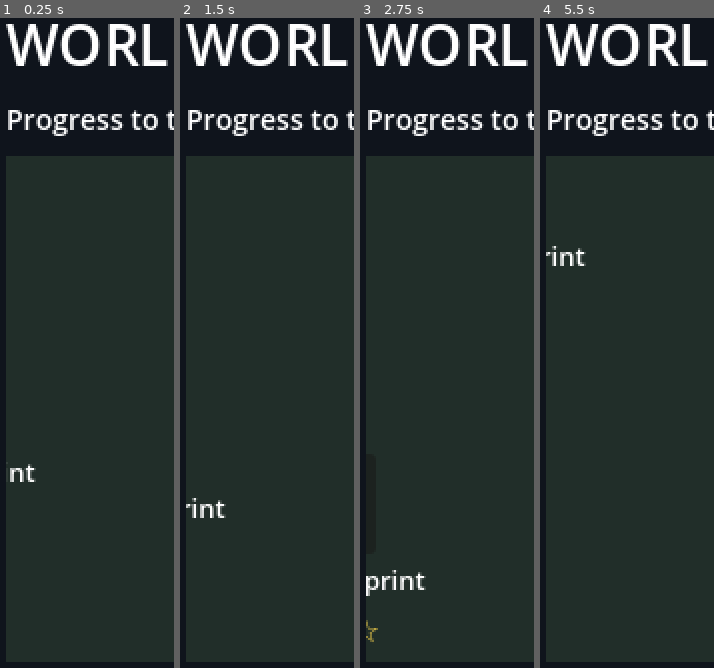
Above: before the commit, frames 1-4 (left to right).
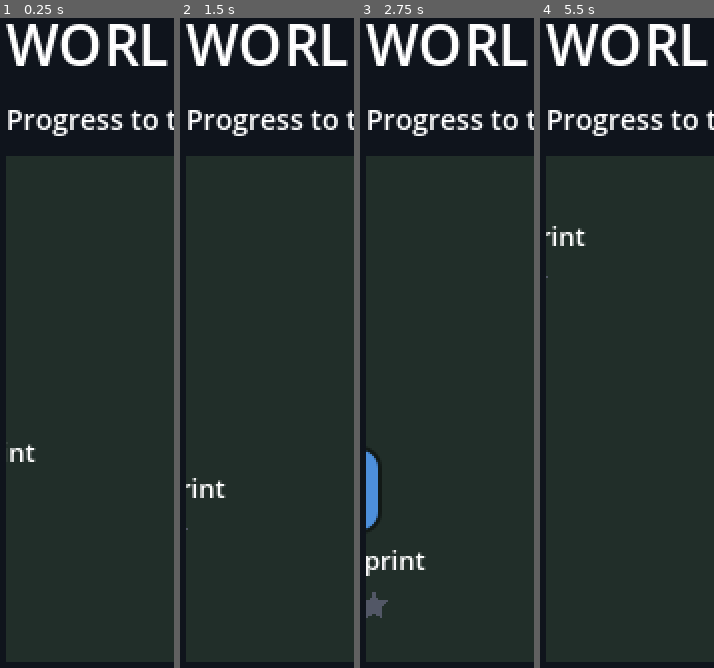
Above: after the commit, the same moments.

Repository: felixxwu/TAPPA
Game: Godot game, scene res://hq.tscn
The game is run twice, just before and just after one commit, with the same random seed, the same clock (stepped at 60 frames per second) and the same inputs.
Inputs (mouse positions are in pixels of both pictures, inside the frame that each line leads up to):
- Up to frame 1 (0.25 s): no input
- Up to frame 2 (1.5 s): tap A (steer_left) at 0.5, 1.25 s; move the mouse to (298, 297) at 0.52 s; hold Right (menu_right) 0.53-1.25 s; tap C (cycle_camera) at 0.6 s; click (298, 297) at 0.67 s; drag from (214, 369) to (244, 479) at 1.27 s
- Up to frame 3 (2.75 s): click (outside the picture) at 2 s
- Up to frame 4 (5.5 s): tap A (steer_left) every 0.75 s from 2.75 to 5 s; move the mouse to (633, 174) at 2.77 s; hold Right (menu_right) 2.78-3.5 s; tap T (toggle_gearbox) at 2.85 s; click (633, 174) at 2.92 s; drag from (604, 479) to (553, 226) at 3.52 s; move the mouse to (673, 440) at 4.27 s; hold Left (menu_left) 4.28-5 s; hold Shift 4.28-5 s; click (673, 440) at 4.42 s; drag from (553, 226) to (583, 154) at 5.02 s

The runs differ from the first frame. In frame 1, 0.4% of the frame differs, in the area x 5-21%, y 65-72%; in frame 2, 0.6%; in frame 3, 2.1%, in the area x 3-38%, y 66-96%; in frame 4, 0.6%.

Commit message:
Fix unrenderable glyphs in the menus (draw stars + pin, ASCII elsewhere)
The project font has no glyphs for emoji/symbols, so the world-map flag (🏁) and
stars (★/☆) rendered as tofu boxes. Replace them with shapes/ASCII that don't
depend on font coverage:
- Map pins: a drawn StarRow (filled/empty star polygons) for the rating, and a
  tier-coloured StyleBoxFlat chip for the clickable icon (no glyph).
- ASCII for the rest: nav arrows ◄►→ < >, ✓→(done), ∞→INF, · separators → |,
  ≥/≤ → >=/<=, podium ⭐🚗🔧×▶ → (NEW)/Car won:/+/x/>. Em-dashes kept (they render).
- Detail screen shows "(N / 3 stars)" text instead of glyph stars.
- Tests: assert the drawn StarRow's earned count (replacing the ★-string check)
  and the "x2" upgrade count. menu_flow 13/13.
- Doc: features/menus.md notes the drawn-stars / no-glyph rationale.

Co-Authored-By: Claude Opus 4.8 <noreply@anthropic.com>
Claude-Session: https://claude.ai/code/session_01LNmbsP7S3dv4i5mgMFcxct

Diff:
--- a/rally/scripts/hq.gd
+++ b/rally/scripts/hq.gd
@@ -19,6 +19,35 @@
 # 1st place earns 3 stars, 2nd → 2, 3rd → 1, anything else (incl. not completed) → 0.
 const MAX_STARS := 3
 
+
+# A row of DRAWN stars (filled = earned). Drawn rather than ★/☆ text because the
+# project's font has no glyphs for those symbols (they'd render as tofu boxes).
+class StarRow extends Control:
+	const STAR_R := 8.0
+	const GAP := 5.0
+	var _earned := 0
+	var _total := 3
+
+	func _init(earned: int, total: int) -> void:
+		_earned = earned
+		_total = total
+		custom_minimum_size = Vector2(_total * (STAR_R * 2.0 + GAP), STAR_R * 2.0 + 4.0)
+		mouse_filter = Control.MOUSE_FILTER_IGNORE
+
+	func _draw() -> void:
+		for i in _total:
+			var center := Vector2(STAR_R + i * (STAR_R * 2.0 + GAP), STAR_R + 2.0)
+			var col := Color(1.0, 0.82, 0.3) if i < _earned else Color(0.32, 0.34, 0.40)
+			draw_colored_polygon(_star_points(center, STAR_R), col)
+
+	func _star_points(center: Vector2, r: float) -> PackedVector2Array:
+		var pts := PackedVector2Array()
+		for k in 10:
+			var ang := -PI / 2.0 + k * PI / 5.0
+			var rad := r if k % 2 == 0 else r * 0.45
+			pts.append(center + Vector2(cos(ang), sin(ang)) * rad)
+		return pts
+
 const CAR_SCENE := preload("res://car.tscn")
 
 var _screen: int = Screen.MAP
@@ -224,13 +253,7 @@
 	pin.mouse_filter = Control.MOUSE_FILTER_IGNORE
 	pin.alignment = BoxContainer.ALIGNMENT_CENTER
 
-	var icon := Button.new()
-	icon.focus_mode = Control.FOCUS_NONE
-	icon.add_theme_font_size_override("font_size", 30)
-	icon.size_flags_horizontal = Control.SIZE_SHRINK_CENTER
-	icon.set_meta("rally_id", rally_id)
-	icon.text = "🔒" if locked else "🏁"
-	icon.disabled = locked
+	var icon := _pin_icon(rally_id, locked, int(rally.get("difficulty", 1)))
 	if not locked:
 		icon.pressed.connect(_on_rally_pin.bind(rally_id))
 	pin.add_child(icon)
@@ -242,12 +265,10 @@
 	name_lbl.mouse_filter = Control.MOUSE_FILTER_IGNORE
 	pin.add_child(name_lbl)
 
-	var stars_lbl := Label.new()
-	stars_lbl.text = _stars_text(_stars_for(rally_id))
-	stars_lbl.horizontal_alignment = HORIZONTAL_ALIGNMENT_CENTER
-	stars_lbl.add_theme_color_override("font_color", Color(1.0, 0.85, 0.3))
-	stars_lbl.mouse_filter = Control.MOUSE_FILTER_IGNORE
-	pin.add_child(stars_lbl)
+	# Stars are DRAWN (StarRow), not font glyphs — the project font has no ★/☆.
+	var stars := StarRow.new(_stars_for(rally_id), MAX_STARS)
+	stars.size_flags_horizontal = Control.SIZE_SHRINK_CENTER
+	pin.add_child(stars)
 
 	var mp: Vector2 = rally.get("map_pos", Vector2(0.5, 0.5))
 	pin.anchor_left = mp.x
@@ -256,9 +277,36 @@
 	pin.anchor_bottom = mp.y
 	pin.offset_left = -80.0
 	pin.offset_right = 80.0
-	pin.offset_top = -32.0
-	pin.offset_bottom = 44.0
+	pin.offset_top = -36.0
+	pin.offset_bottom = 48.0
 	return pin
+
+
+# The clickable map marker: a rounded colour chip (tier-coloured, grey when locked)
+# — a "simple icon" that needs no font glyph. Carries the rally id in metadata.
+func _pin_icon(rally_id: String, locked: bool, difficulty: int) -> Button:
+	var icon := Button.new()
+	icon.focus_mode = Control.FOCUS_NONE
+	icon.custom_minimum_size = Vector2(44.0, 44.0)
+	icon.size_flags_horizontal = Control.SIZE_SHRINK_CENTER
+	icon.set_meta("rally_id", rally_id)
+	icon.disabled = locked
+	var sb := StyleBoxFlat.new()
+	sb.bg_color = Color(0.35, 0.37, 0.42) if locked else _tier_color(difficulty)
+	sb.set_corner_radius_all(10)
+	sb.set_border_width_all(2)
+	sb.border_color = Color(0.0, 0.0, 0.0, 0.45)
+	for state in ["normal", "hover", "pressed", "disabled"]:
+		icon.add_theme_stylebox_override(state, sb)
+	return icon
+
+
+func _tier_color(difficulty: int) -> Color:
+	match difficulty:
+		1: return Color(0.32, 0.70, 0.42)   # green
+		2: return Color(0.30, 0.56, 0.86)   # blue
+		3: return Color(0.92, 0.62, 0.26)   # orange
+		_: return Color(0.86, 0.32, 0.32)   # red (showdown / top tier)
 
 
 # Stars earned in a rally from the player's best finish: 1st → 3, 2nd → 2, 3rd → 1,
@@ -268,14 +316,6 @@
 	if placed >= 1 and placed <= MAX_STARS:
 		return MAX_STARS + 1 - placed
 	return 0
-
-
-# A ★/☆ string showing `earned` filled stars out of MAX_STARS.
-func _stars_text(earned: int) -> String:
-	var s := ""
-	for i in MAX_STARS:
-		s += "★" if i < earned else "☆"
-	return s
 
 
 # --- Map panning (drag / touch / controller stick) ---------------------------
@@ -333,12 +373,12 @@
 	actions.add_theme_constant_override("separation", 8)
 	root.add_child(actions)
 	var back := Button.new()
-	back.text = "◄ Map"
+	back.text = "< Map"
 	back.focus_mode = Control.FOCUS_NONE
 	back.pressed.connect(_show_map)
 	actions.add_child(back)
 	var enter := Button.new()
-	enter.text = "Enter Rally — choose car ►"
+	enter.text = "Enter Rally — choose car >"
 	enter.focus_mode = Control.FOCUS_NONE
 	enter.size_flags_horizontal = Control.SIZE_EXPAND_FILL
 	enter.pressed.connect(_enter_car_screen)
@@ -356,7 +396,7 @@
 	var rally := RallyLibrary.by_id(_selected_rally_id)
 	_detail_title.text = String(rally.get("name", "?"))
 	var best := Save.best_placement(_selected_rally_id)
-	var best_line := "Best finish: P%d   %s" % [best, _stars_text(_stars_for(_selected_rally_id))] if best > 0 \
+	var best_line := "Best finish: P%d   (%d / %d stars)" % [best, _stars_for(_selected_rally_id), MAX_STARS] if best > 0 \
 		else "Not yet completed (finish top 3 to earn stars)"
 	var lines: Array[String] = [
 		"Difficulty: %d" % int(rally.get("difficulty", 0)),
@@ -408,7 +448,7 @@
 	nav.add_theme_constant_override("separation", 8)
 	root.add_child(nav)
 	var prev := Button.new()
-	prev.text = "◄"
+	prev.text = "<"
 	prev.focus_mode = Control.FOCUS_NONE
 	prev.pressed.connect(_cycle_focus.bind(-1))
 	nav.add_child(prev)
@@ -418,7 +458,7 @@
 	_car_name_label.horizontal_alignment = HORIZONTAL_ALIGNMENT_CENTER
 	nav.add_child(_car_name_label)
 	var next := Button.new()
-	next.text = "►"
+	next.text = ">"
 	next.focus_mode = Control.FOCUS_NONE
 	next.pressed.connect(_cycle_focus.bind(1))
 	nav.add_child(next)
@@ -432,7 +472,7 @@
 	actions.add_theme_constant_override("separation", 8)
 	root.add_child(actions)
 	var back := Button.new()
-	back.text = "◄ Back"
+	back.text = "< Back"
 	back.focus_mode = Control.FOCUS_NONE
 	back.pressed.connect(_show_detail)
 	actions.add_child(back)
@@ -467,7 +507,7 @@
 	var rally := RallyLibrary.by_id(_selected_rally_id)
 	var done := Save.rally_completed(_selected_rally_id)
 	_rally_banner.text = "%s%s  (diff %d) — needs %s" % [
-		rally.get("name", "?"), "  ✓" if done else "",
+		rally.get("name", "?"), "  (done)" if done else "",
 		int(rally.get("difficulty", 0)), _restriction_text(rally.get("restriction", {}))]
 	if _eligible.is_empty():
 		_no_eligible_label.visible = true
@@ -578,8 +618,8 @@
 	var immortal: bool = owned.get("immortal", false)
 	var max_hp := float(entry.get("max_hp", 0.0))
 	var hp := float(owned.get("hp", 0.0))
-	var hp_text := "∞ HP" if immortal else "%d/%d HP" % [roundi(hp), roundi(max_hp)]
-	return "%s · %s · %s · tier %d · %.2f kW/kg · %s" % [
+	var hp_text := "INF HP" if immortal else "%d/%d HP" % [roundi(hp), roundi(max_hp)]
+	return "%s | %s | %s | tier %d | %.2f kW/kg | %s" % [
 		_drive_text(int(entry.get("drive_mode", -1))),
 		String(entry.get("country", "?")),
 		String(entry.get("car_type", "?")),
@@ -609,13 +649,13 @@
 	if restriction.has("car_type"):
 		parts.append("%s body" % String(restriction["car_type"]))
 	if restriction.has("engine_min_l"):
-		parts.append("engine ≥ %.1f L" % float(restriction["engine_min_l"]))
+		parts.append("engine >= %.1f L" % float(restriction["engine_min_l"]))
 	if restriction.has("engine_max_l"):
-		parts.append("engine ≤ %.1f L" % float(restriction["engine_max_l"]))
+		parts.append("engine <= %.1f L" % float(restriction["engine_max_l"]))
 	if restriction.has("pw_min"):
-		parts.append("power-to-weight ≥ %.2f" % float(restriction["pw_min"]))
+		parts.append("power-to-weight >= %.2f" % float(restriction["pw_min"]))
 	if restriction.has("pw_max"):
-		parts.append("power-to-weight ≤ %.2f" % float(restriction["pw_max"]))
+		parts.append("power-to-weight <= %.2f" % float(restriction["pw_max"]))
 	return ", ".join(parts)
 
 
--- a/rally/scripts/podium.gd
+++ b/rally/scripts/podium.gd
@@ -97,13 +97,13 @@
 	if car_reward != "":
 		var entry := CarLibrary.by_id(car_reward)
 		var car_name := String(entry.get("name", car_reward))
-		var badge := "  ⭐ NEW" if result.get("car_reward_is_new", false) else ""
+		var badge := "  (NEW)" if result.get("car_reward_is_new", false) else ""
 		var car_label := Label.new()
-		car_label.text = "🚗 Car won: %s%s — delivered to HQ" % [car_name, badge]
+		car_label.text = "Car won: %s%s — delivered to HQ" % [car_name, badge]
 		content.add_child(car_label)
 	for line in _upgrade_lines(upgrades):
 		var l := Label.new()
-		l.text = "🔧 %s" % line
+		l.text = "+ %s" % line
 		content.add_child(l)
 
 
@@ -122,7 +122,7 @@
 	for key in order:
 		var display_name := String(UpgradeLibrary.by_id(key).get("name", key))
 		var n: int = counts[key]
-		lines.append("%s ×%d" % [display_name, n] if n > 1 else display_name)
+		lines.append("%s x%d" % [display_name, n] if n > 1 else display_name)
 	return lines
 
 
@@ -135,7 +135,7 @@
 	var time_text := "WRECKED" if entry.get("dnf", false) else _fmt(int(entry.get("combined_ms", -1)))
 	var who := String(entry.get("name", "?"))
 	var is_player: bool = entry.get("is_player", false)
-	l.text = "%s%s — %s — %s" % ["▶ " if is_player else "", pos_text, who, time_text]
+	l.text = "%s%s — %s — %s" % ["> " if is_player else "", pos_text, who, time_text]
 	if is_player:
 		l.add_theme_color_override("font_color", Color(1.0, 0.85, 0.3))
 	return l
--- a/rally/tests/headless/test_menu_flow.gd
+++ b/rally/tests/headless/test_menu_flow.gd
@@ -87,6 +87,18 @@
 	return null
 
 
+# The drawn StarRow sitting beside the rally's icon (the pin is a VBox of
+# [icon, name, StarRow]). Identified as the sibling that isn't a Button or Label.
+func _star_row_for(hq: Node3D, rally_id: String) -> Control:
+	var icon := _pin_for(hq, rally_id)
+	if icon == null:
+		return null
+	for sibling in icon.get_parent().get_children():
+		if not (sibling is Button) and not (sibling is Label):
+			return sibling
+	return null
+
+
 func test_hq_map_locks_the_showdown_until_all_others_complete() -> void:
 	var hq: Node3D = load("res://hq.tscn").instantiate()
 	add_child_autofree(hq)
@@ -107,8 +119,11 @@
 	assert_eq(hq._stars_for("shakedown"), 3, "1st place earns 3 stars")
 	assert_eq(hq._stars_for("coastal_sprint"), 1, "3rd place earns 1 star")
 	assert_eq(hq._stars_for("rwd_masters"), 0, "an unplayed rally earns 0 stars")
-	assert_eq(hq._stars_text(3), "★★★", "3 stars render full")
-	assert_eq(hq._stars_text(1), "★☆☆", "1 star renders 1 filled of 3")
+	# The rating is drawn (a StarRow), not font text — confirm the pin carries one
+	# with the right earned count rather than a tofu ★/☆ string.
+	var star_row := _star_row_for(hq, "shakedown")
+	assert_not_null(star_row, "the pin shows a drawn star row")
+	assert_eq(star_row._earned, 3, "the drawn row fills 3 stars for a 1st-place best")
 
 
 func test_hq_opening_a_rally_shows_its_detail_then_enters_cars() -> void:
@@ -250,7 +265,7 @@
 	var text := _label_texts(pod)
 	assert_string_contains(text, "Porsche 911", "the won car is revealed by name")
 	assert_string_contains(text, "NEW", "an un-owned car reward is flagged NEW")
-	assert_string_contains(text, "Stage 1 Engine Kit ×2", "duplicate upgrades are aggregated with a count")
+	assert_string_contains(text, "Stage 1 Engine Kit x2", "duplicate upgrades are aggregated with a count")
 	assert_string_contains(text, "Aero Kit", "the singular upgrade is listed too")
 	assert_string_contains(text, "Rival 1", "the standings list the opponent field")
 	assert_string_contains(text, "WRECKED", "a DNF opponent reads as WRECKED in the standings")
Not shown, changed: rally/features/menus.md
